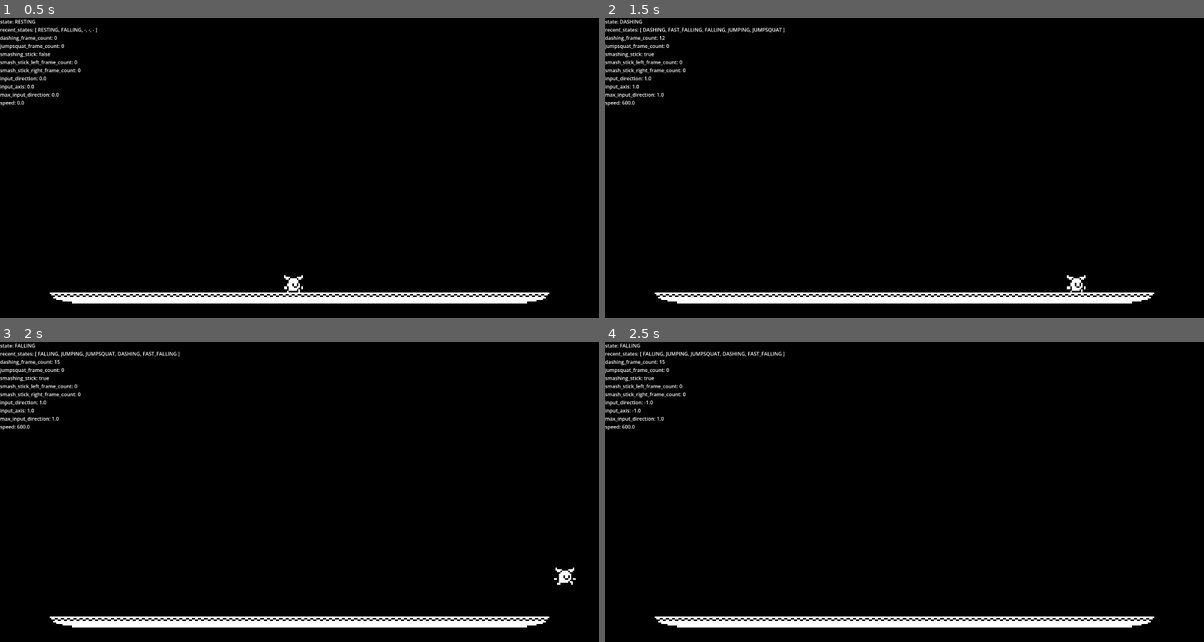
Above: before the commit, frames 1-4 (two rows, left to right).
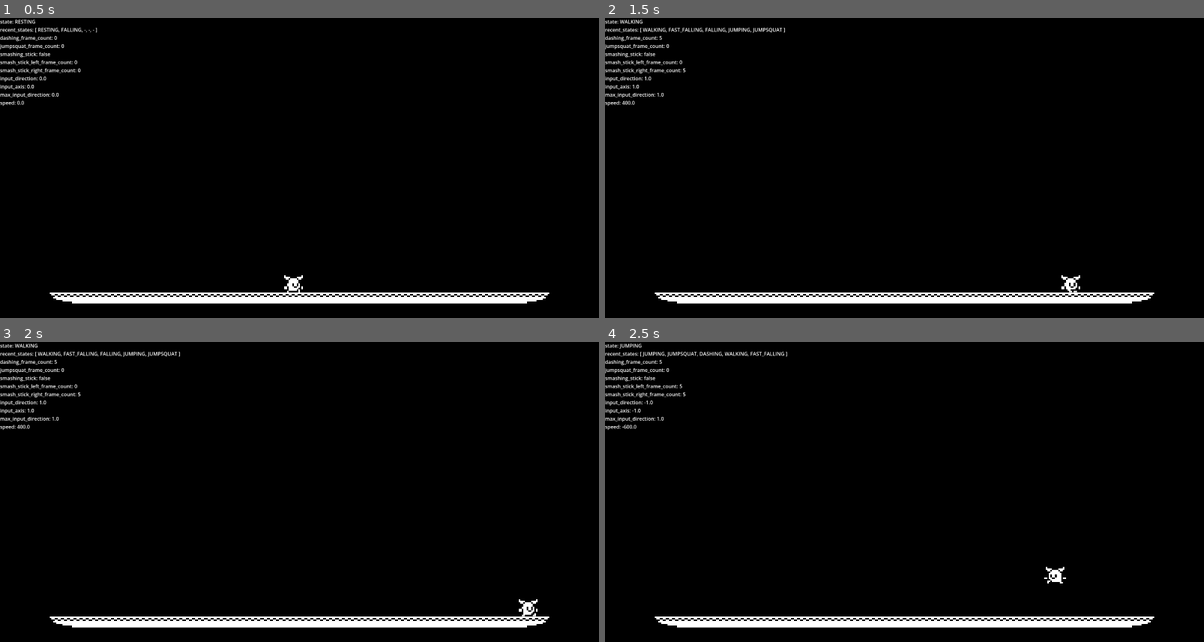
Above: after the commit, the same moments.

Repository: ninjajon5/godot_platformer
Game: Godot game, scene res://main.tscn
Same seed, same stepped clock (60 frames per second), same inputs: the game is played once before the commit and once after it.
Inputs:
- Up to frame 1 (0.5 s): no input
- Up to frame 2 (1.5 s): hold D (right) from 0.53 s (still down); tap Space (jump) at 0.6, 0.77, 1.07 s; tap S (crouch) at 1.35 s
- Up to frame 3 (2 s): keep holding D (right); tap Space (jump) at 1.52, 1.55, 1.82 s
- Up to frame 4 (2.5 s): release D (right) at 2.03 s; hold A (left) from 2.03 s (still down); tap Space (jump) at 2.1 s

Frame 1 is identical in both runs. In frame 2, 0.5% of the frame differs, in the area x 2-81%, y 0-92%; in frame 3, 0.6%, in the area x 2-97%, y 0-92%; in frame 4, 0.5%.

Commit message:
green test for resting not interrupting inactionable states

Diff:
--- a/player.gd
+++ b/player.gd
@@ -28,7 +28,7 @@
 	FALLING,
 	FAST_FALLING
 }
-const GROUNDED_INACTIONABLE_STATES: Array[State] = [State.RUN_TURNAROUND]
+const GROUNDED_INACTIONABLE_STATES: Array[State] = [State.RUN_TURNAROUND, State.JUMPSQUAT]
 var state: State
 var dashing_frame_count: int = 0
 var jumpsquat_frame_count: int = 0
@@ -57,9 +57,9 @@
 func _check_for_physics_transitions() -> void:
 	if not on_floor and velocity.y >= 0 and state != State.FAST_FALLING:
 		state = State.FALLING
-	elif on_floor and velocity.x == 0:
+	elif on_floor and velocity.x == 0 and state not in GROUNDED_INACTIONABLE_STATES:
 		state = State.RESTING
-	elif state in [State.FALLING, State.FAST_FALLING] and on_floor:
+	elif on_floor and state in [State.FALLING, State.FAST_FALLING]:
 		state = State.WALKING
 
 
--- a/test/test_physics_transitions.gd
+++ b/test/test_physics_transitions.gd
@@ -37,6 +37,16 @@
 	player._check_for_physics_transitions()
 
 	assert_eq(player.state, Player.State.RESTING)
+
+
+func test_grounded_with_no_velocity_during_jumpsquat_does_not_interrupt_into_resting_state() -> void:
+	player.on_floor = true
+	player.velocity = Vector2(0, 0)
+	player.state = Player.State.JUMPSQUAT
+	player._check_for_physics_transitions()
+	player._apply_inputs_depending_on_state()
+
+	assert_eq(player.state, Player.State.JUMPSQUAT)
 
 
 func test_grounded_after_falling_with_no_x_velocity_and_no_input_causes_resting_state() -> void:
